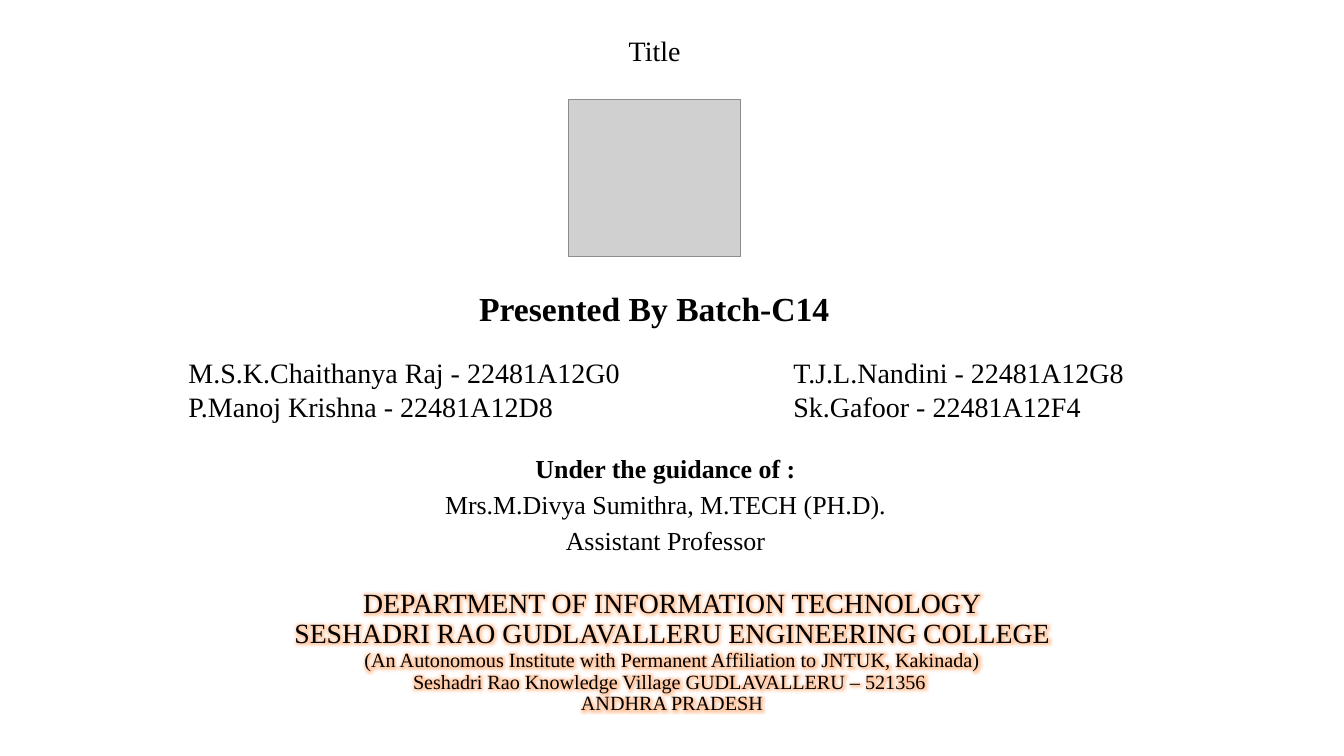
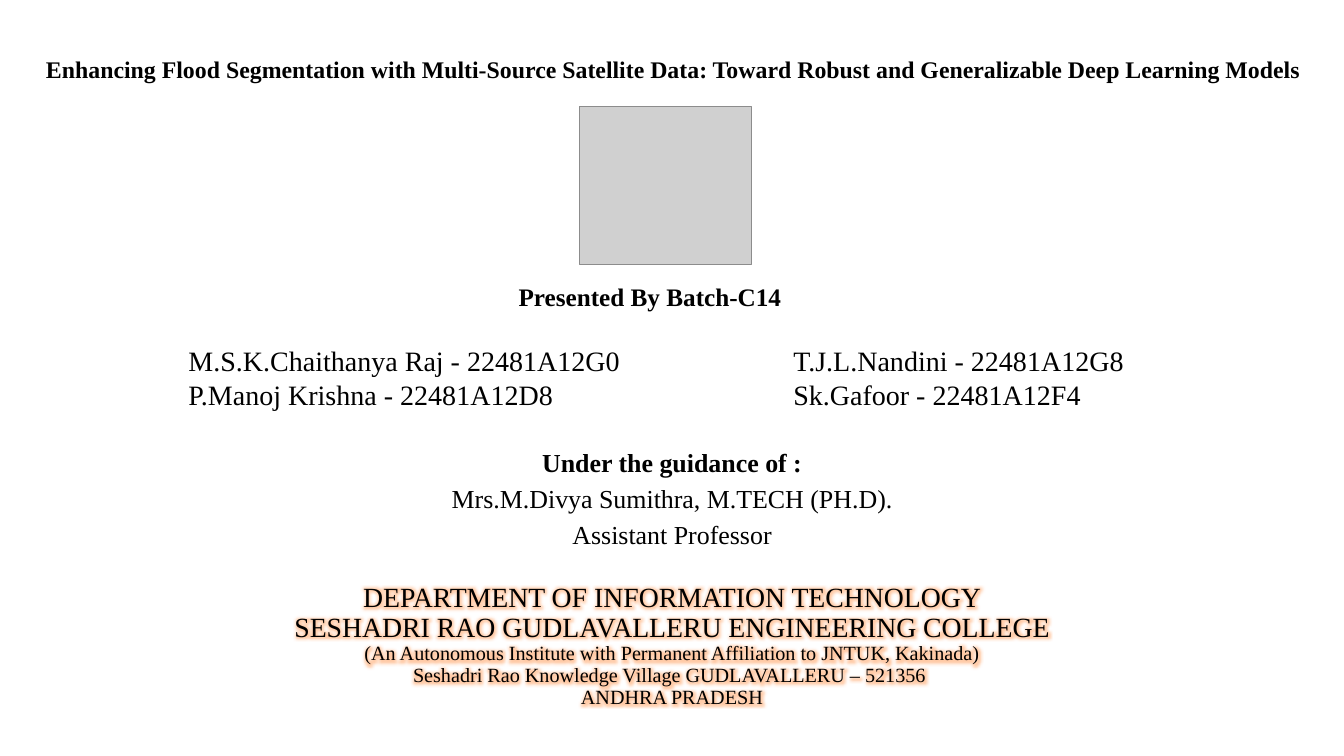
Before and after one commit to mskchaithanyaraj/C14-project-details, a slide deck: slide 1 of PPT/C14 - PPT.pptx. Drawn at 1344x756 pixels with LibreOffice and Linux fonts; fonts in the diff are those of the drawing; grey boxes stand for pictures. Boxes give left, top, right and bottom in pixels: in the first picture for what was removed or moved away, otherwise in the second. Text is boxed around its words. In the diff, an @@ line names an element or a change of style, - is before the commit and + after.

Commit message:
updated ppt

```diff
--- a/PPT/C14 - PPT.pptx
+++ b/PPT/C14 - PPT.pptx
@@ text at [46, 61, 1299, 83]: text changed; size 20 to 17 pt; bold on @@
-Title
+Enhancing Flood Segmentation with Multi-Source Satellite Data: Toward Robust and Generalizable Deep Learning Models
@@ picture: place and size @@
-picture at [569, 100, 740, 257]
+picture at [580, 107, 751, 264]
@@ text "Presented By Batch-C14": place and size @@
-text "Presented By Batch-C14" at [479, 297, 829, 328]
+text "Presented By Batch-C14" at [519, 288, 781, 312]
@@ text "Presented By Batch-C14" at [519, 288, 781, 312]: size 24 to 18 pt @@
@@ text "M.S.K.Chaithanya Raj - 22481A12G0 T.J.L.Nandini ...": place and size @@
-text "M.S.K.Chaithanya Raj - 22481A12G0 T.J.L.Nandini ..." at [188, 363, 1124, 418]
+text "M.S.K.Chaithanya Raj - 22481A12G0 T.J.L.Nandini ..." at [188, 351, 1124, 406]
@@ subtitle "Under the guidance of :": place and size @@
-subtitle "Under the guidance of :" at [445, 459, 886, 551]
+subtitle "Under the guidance of :" at [452, 453, 892, 545]
@@ title "DEPARTMENT OF INFORMATION TECHNOLOGY SESHADRI ...": place and size @@
-title "DEPARTMENT OF INFORMATION TECHNOLOGY SESHADRI ..." at [294, 592, 1049, 715]
+title "DEPARTMENT OF INFORMATION TECHNOLOGY SESHADRI ..." at [294, 586, 1049, 708]
```
Also in this commit, not shown: 3 other slides changed, 4 slides added, 3 slides removed, 1 other file.
